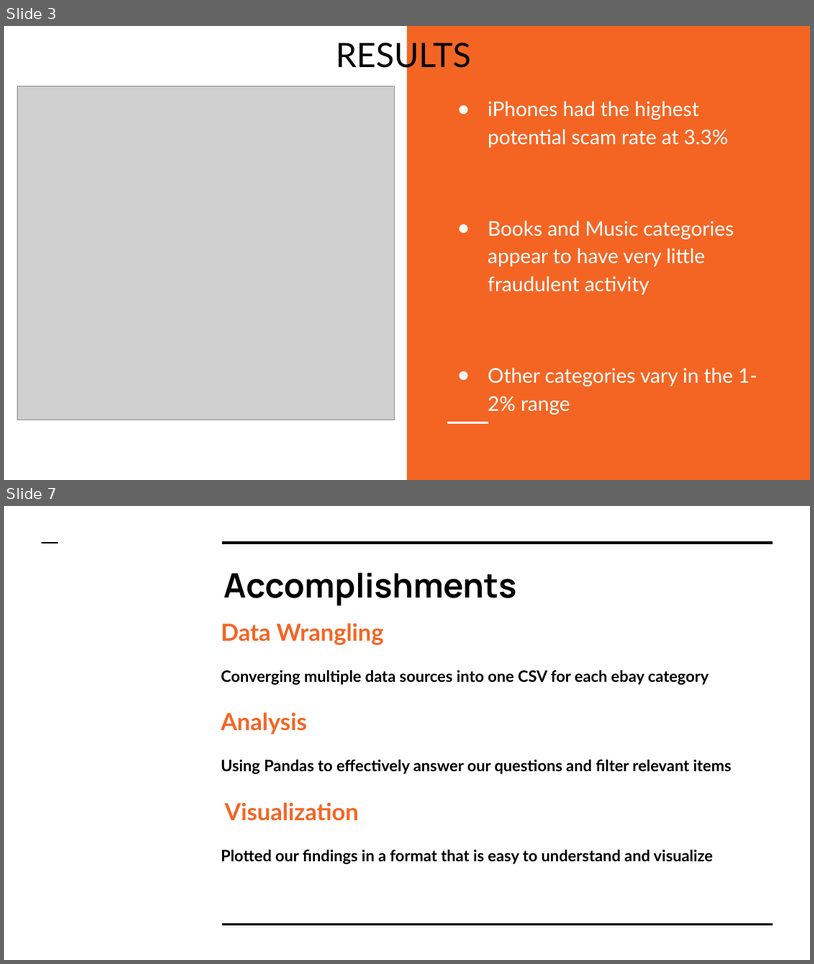
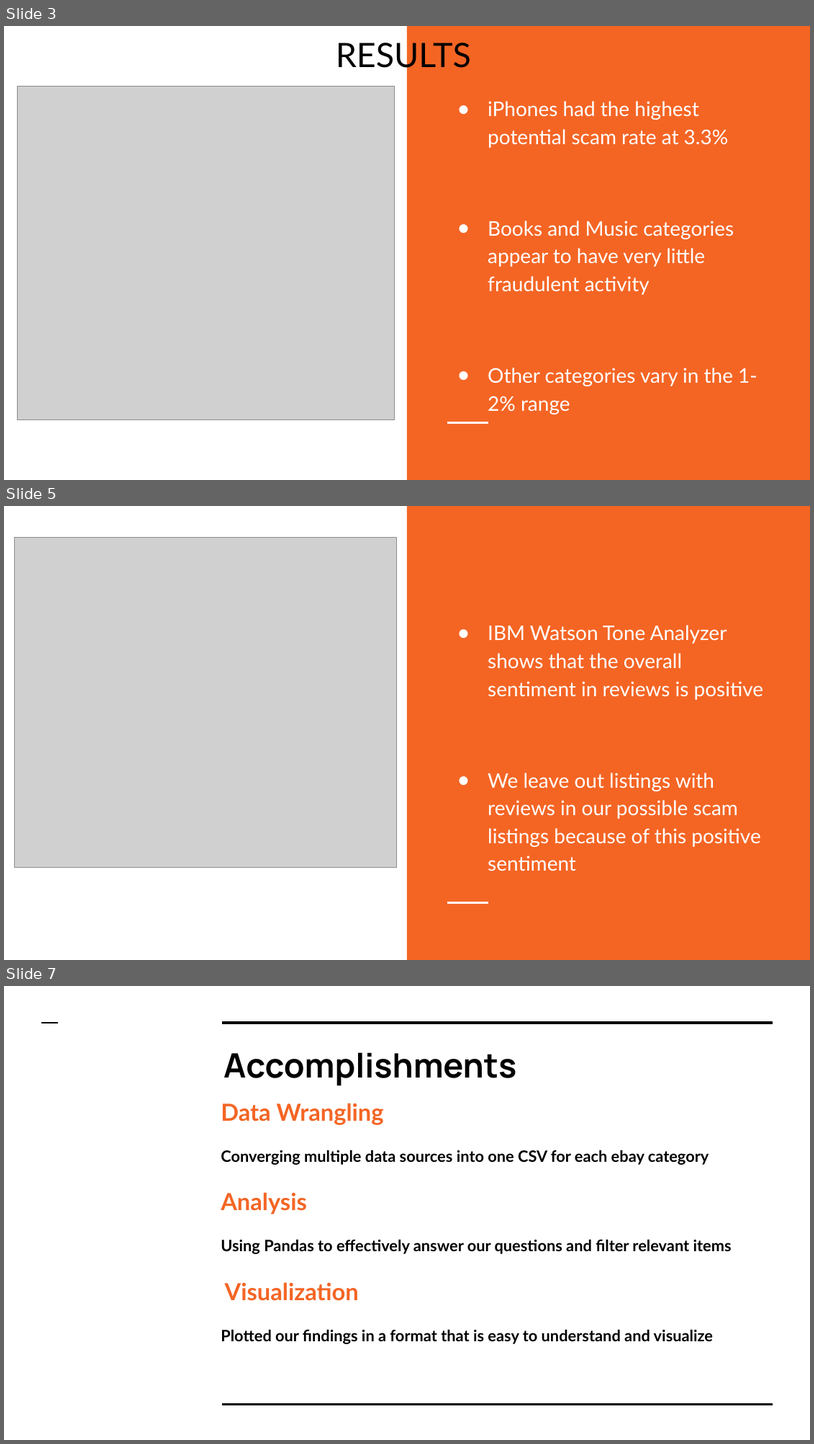
Before and after one commit to micktor/184final, a slide deck: Presentation.pptx. Shown one above the other, each under a label of ours: slides 3 and 7 before the commit, slides 3, 5 and 7 after it; the slides between them are not shown. The pictures are 814x964 and 814x1444 pixels, drawn with LibreOffice and Linux fonts; fonts in the diff are those of the drawing; grey boxes stand for pictures. Boxes give left, top, right and bottom in pixels: in the first picture for what was removed or moved away, otherwise in the second. Text is boxed around its words. In the diff, an @@ line names an element or a change of style, - is before the commit and + after.

```diff
--- a/Presentation.pptx
+++ b/Presentation.pptx
@@ slide 5 added at (4,506,810,960), background #FFFFFF; not listed: 2 template elements that a slide beside it also shows @@
@@ picture added at (15,538,396,867) @@
@@ text added at (488,625,764,871), 18 pt, text #FFFFFF @@
+● IBM Watson Tone Analyzer shows that the overall sentiment in reviews is positive
+● We leave out listings with reviews in our possible scam listings because of this positive sentiment
```
Also in this commit, not shown: 2 slides changed, 1 slide removed, 5 other files.
